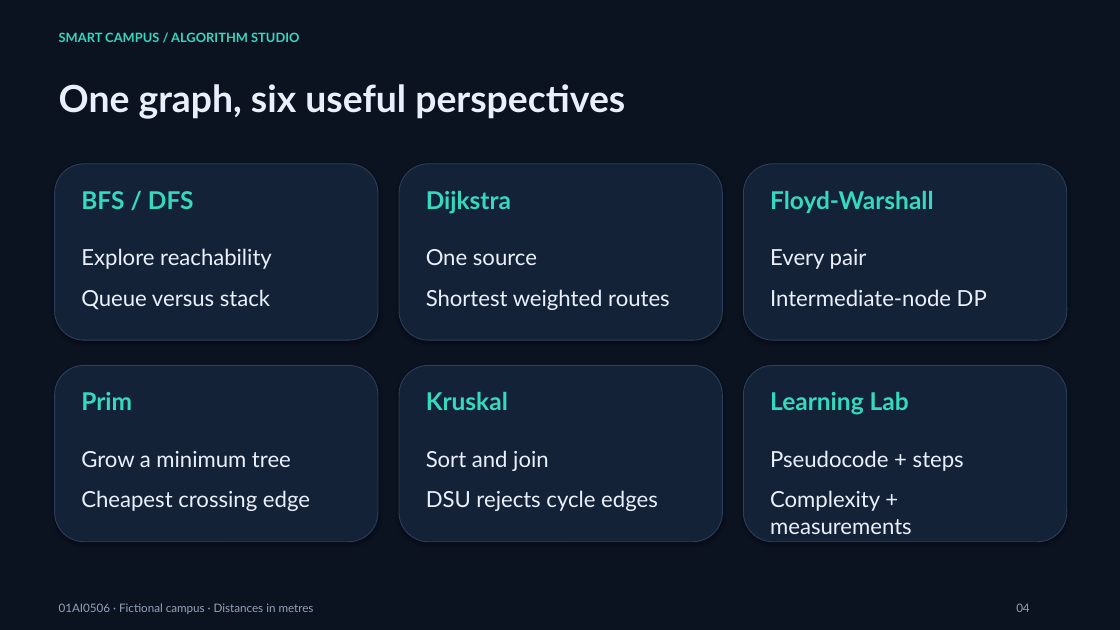
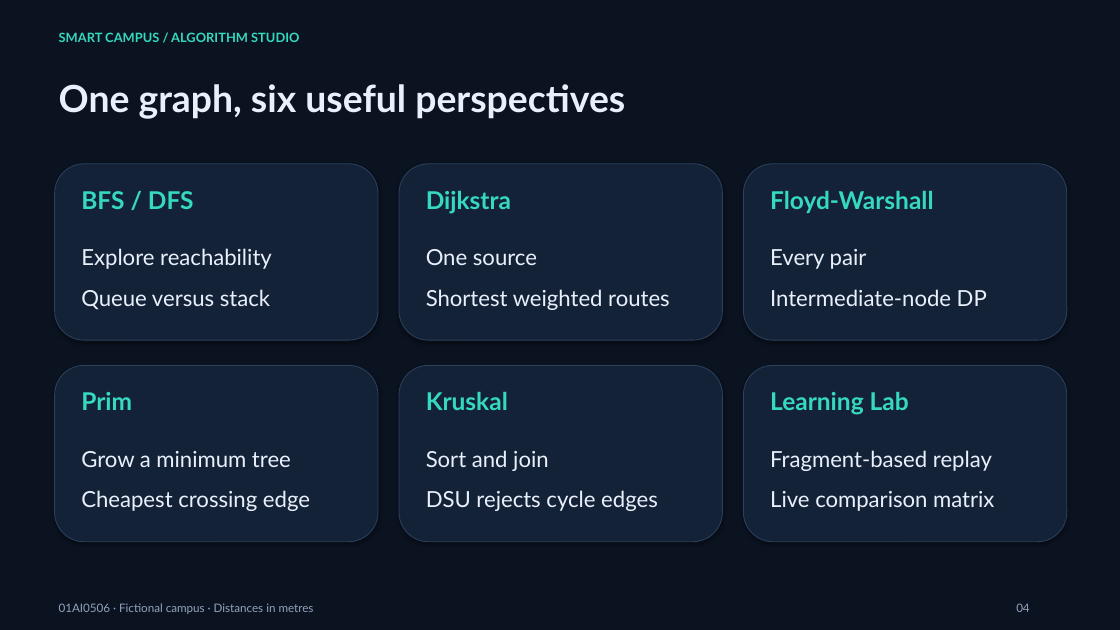
Before and after one commit to staymotivated24rr-bot/DAA_project, a slide deck: slide 4 of smart_campus_navigator/docs/Project_Presentation.pptx. Drawn at 1120x630 pixels with LibreOffice and Linux fonts; fonts in the diff are those of the drawing. Boxes give left, top, right and bottom in pixels: in the first picture for what was removed or moved away, otherwise in the second. Text is boxed around its words. In the diff, an @@ line names an element or a change of style, - is before the commit and + after.

Commit message:
Fix algorithm playback, matrix replay and bounded session state

```diff
--- a/smart_campus_navigator/docs/Project_Presentation.pptx
+++ b/smart_campus_navigator/docs/Project_Presentation.pptx
@@ text at <box>770,450,994,511</box>: text changed @@
-Pseudocode + steps
-Complexity + measurements
+Fragment-based replay
+Live comparison matrix
```
Also in this commit, not shown: 36 other files.
